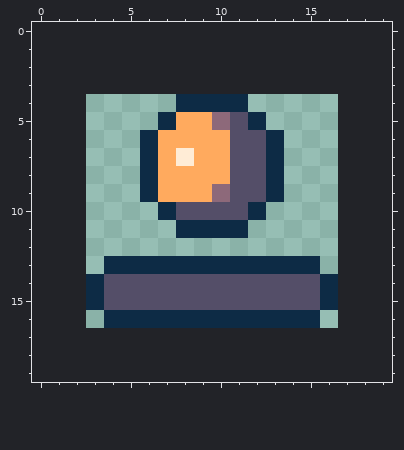
A pixel-art file gets an edit: Assets/Sprites/turret_button_icon.aseprite. The first picture shows the starting point.
14x13 pixels, 1 frame. The old version is drawn lined up with the new one, on the new canvas.
After:
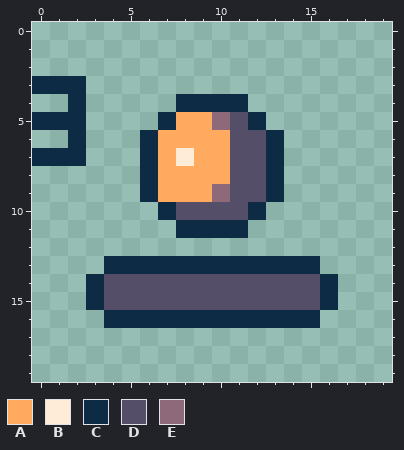
Palette (. is transparent): A #ffaa5e  B #ffecd6  C #0d2b45  D #544e68  E #8d697a
Edits made:
canvas 14x13 -> 20x20, the old top-left corner now at 3,4
Colour C now appears in row 3 at x 0 to 2; in row 4 at x 2; in row 5 at x 0 to 2; in row 6 at x 2; in row 7 at x 0 to 2.
Where, in picture pixels (left, top, right, bottom), the same in both pictures:
added: (32, 76, 86, 166)
